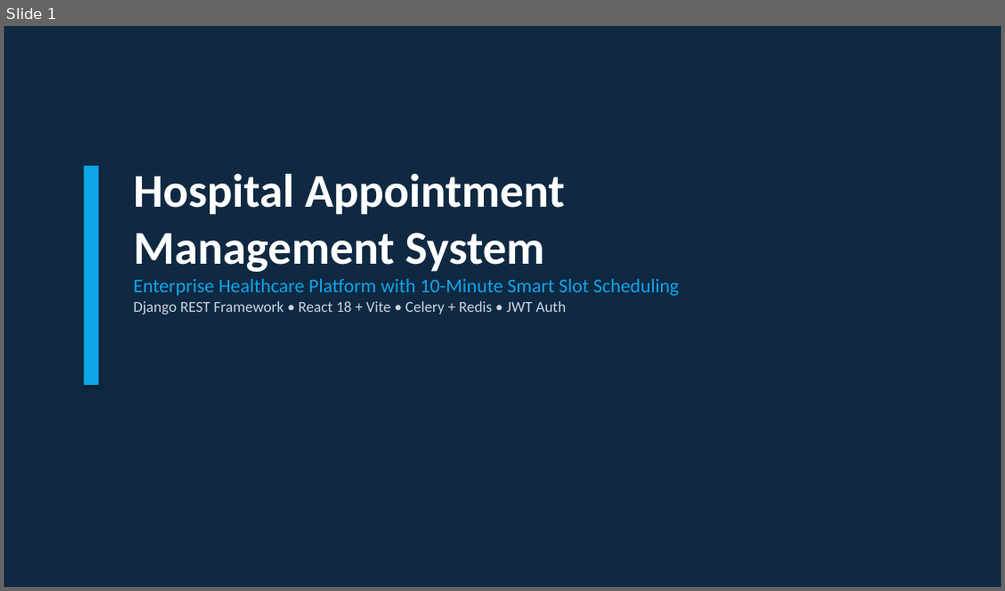
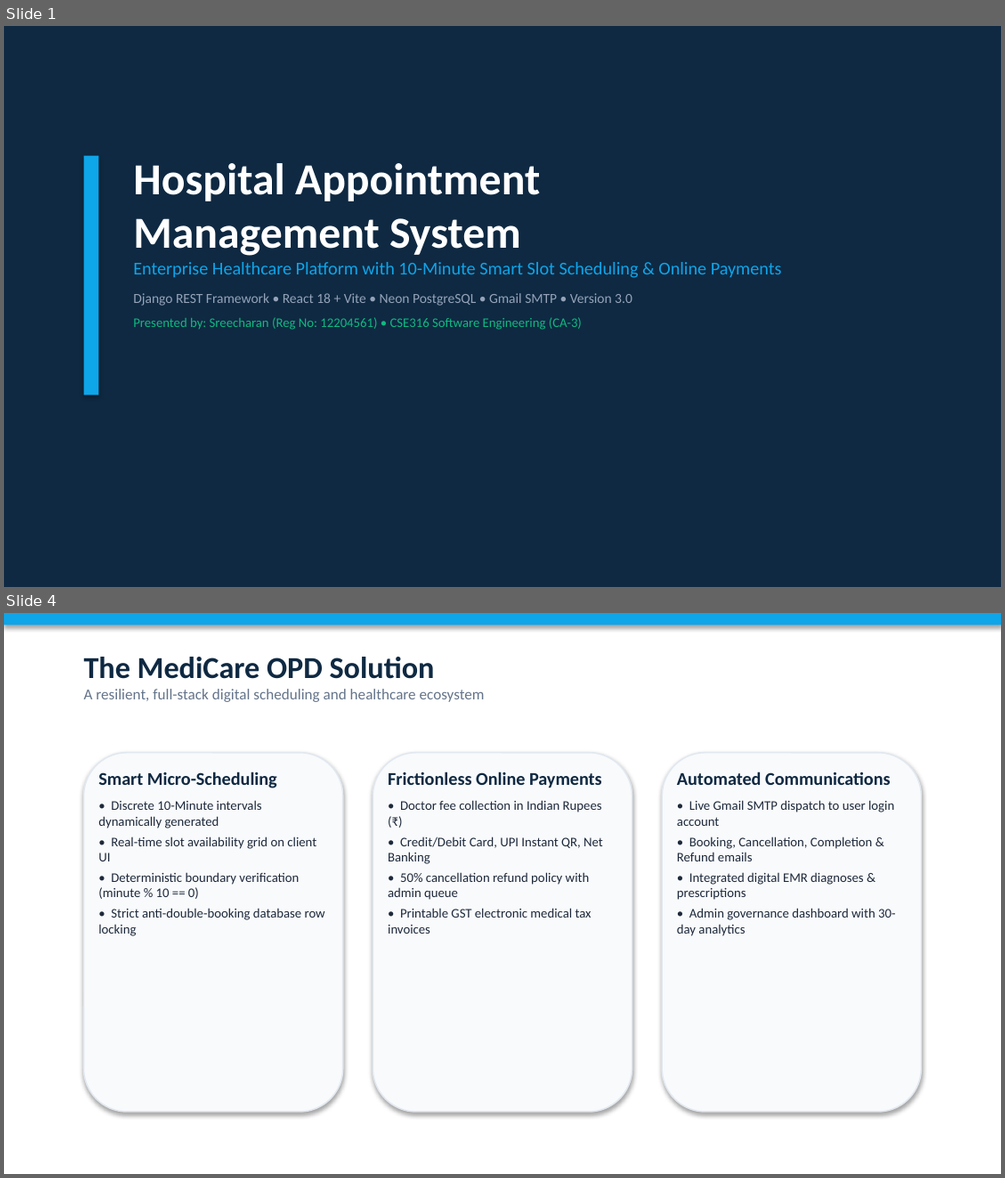
Before and after one commit to Sreecharan01/Hospital-Management-System, a slide deck: hospital_management_system.pptx. Shown one above the other, each under a label of ours: slide 1 before the commit, slides 1 and 4 after it; the slides between them are not shown. The pictures are 1005x591 and 1005x1178 pixels, drawn with LibreOffice and Linux fonts; fonts in the diff are those of the drawing. Boxes give left, top, right and bottom in pixels: in the first picture for what was removed or moved away, otherwise in the second. Text is boxed around its words. In the diff, an @@ line names an element or a change of style, - is before the commit and + after.

Commit message:
feat(presentation): update 16-slide PPTX with INR payments, 50% refund, live Gmail SMTP, and cloud deployment

```diff
--- a/hospital_management_system.pptx
+++ b/hospital_management_system.pptx
@@ slide 4 added at (4, 613, 1001, 1174), background #FFFFFF @@
@@ rectangle added at (4, 613, 1001, 625), fill #0EA5E9 @@
@@ text added at (84, 657, 485, 702), 11 pt, text #64748B @@
+The MediCare OPD Solution
+A resilient, full-stack digital scheduling and healthcare ecosystem
@@ rounded rectangle added at (84, 753, 343, 1111), fill #F8FAFC, outline #E2E8F0 1 pt @@
@@ text added at (98, 771, 325, 936), 9.5 pt, text #1E293B @@
+Smart Micro-Scheduling
+• Discrete 10-Minute intervals dynamically generated
+• Real-time slot availability grid on client UI
+• Deterministic boundary verification (minute % 10 == 0)
+• Strict anti-double-booking database row locking
@@ rounded rectangle added at (372, 753, 632, 1111), fill #F8FAFC, outline #E2E8F0 1 pt @@
@@ text added at (388, 771, 603, 933), 9.5 pt, text #1E293B @@
+Frictionless Online Payments
+• Doctor fee collection in Indian Rupees (₹)
+• Credit/Debit Card, UPI Instant QR, Net Banking
+• 50% cancellation refund policy with admin queue
+• Printable GST electronic medical tax invoices
@@ rounded rectangle added at (662, 753, 921, 1111), fill #F8FAFC, outline #E2E8F0 1 pt @@
@@ text added at (677, 771, 895, 936), 9.5 pt, text #1E293B @@
+Automated Communications
+• Live Gmail SMTP dispatch to user login account
+• Booking, Cancellation, Completion & Refund emails
+• Integrated digital EMR diagnoses & prescriptions
+• Admin governance dashboard with 30-day analytics
@@ slide 1 changed as well @@
@@ rectangle: place and size @@
-rectangle at (84, 166, 98, 385)
+rectangle at (84, 156, 98, 394)
@@ text "Hospital Appointment Management System": place and size @@
-text "Hospital Appointment Management System" at (133, 174, 679, 314)
+text "Hospital Appointment Management System" at (133, 163, 782, 329)
@@ text at (133, 163, 540, 256): size 34 to 32 pt in "Hospital Appointment Management System" @@
@@ text at (133, 262, 782, 329): text changed; size 14 to 13 pt @@
-Enterprise Healthcare Platform with 10-Minute Smart Slot Scheduling
-Django REST Framework • React 18 + Vite • Celery + Redis • JWT Auth
+Enterprise Healthcare Platform with 10-Minute Smart Slot Scheduling & Online Payments
+Django REST Framework • React 18 + Vite • Neon PostgreSQL • Gmail SMTP • Version 3.0
+Presented by: Sreecharan (Reg No: 12204561) • CSE316 Software Engineering (CA-3)
```
Also in this commit, not shown: 14 other slides added, 13 slides removed, 1 other file.
